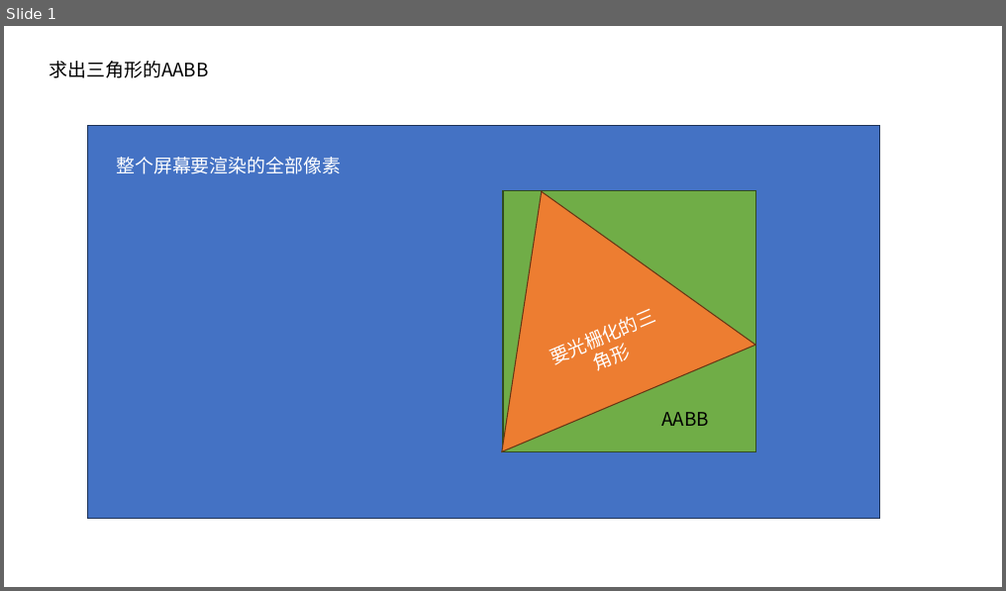
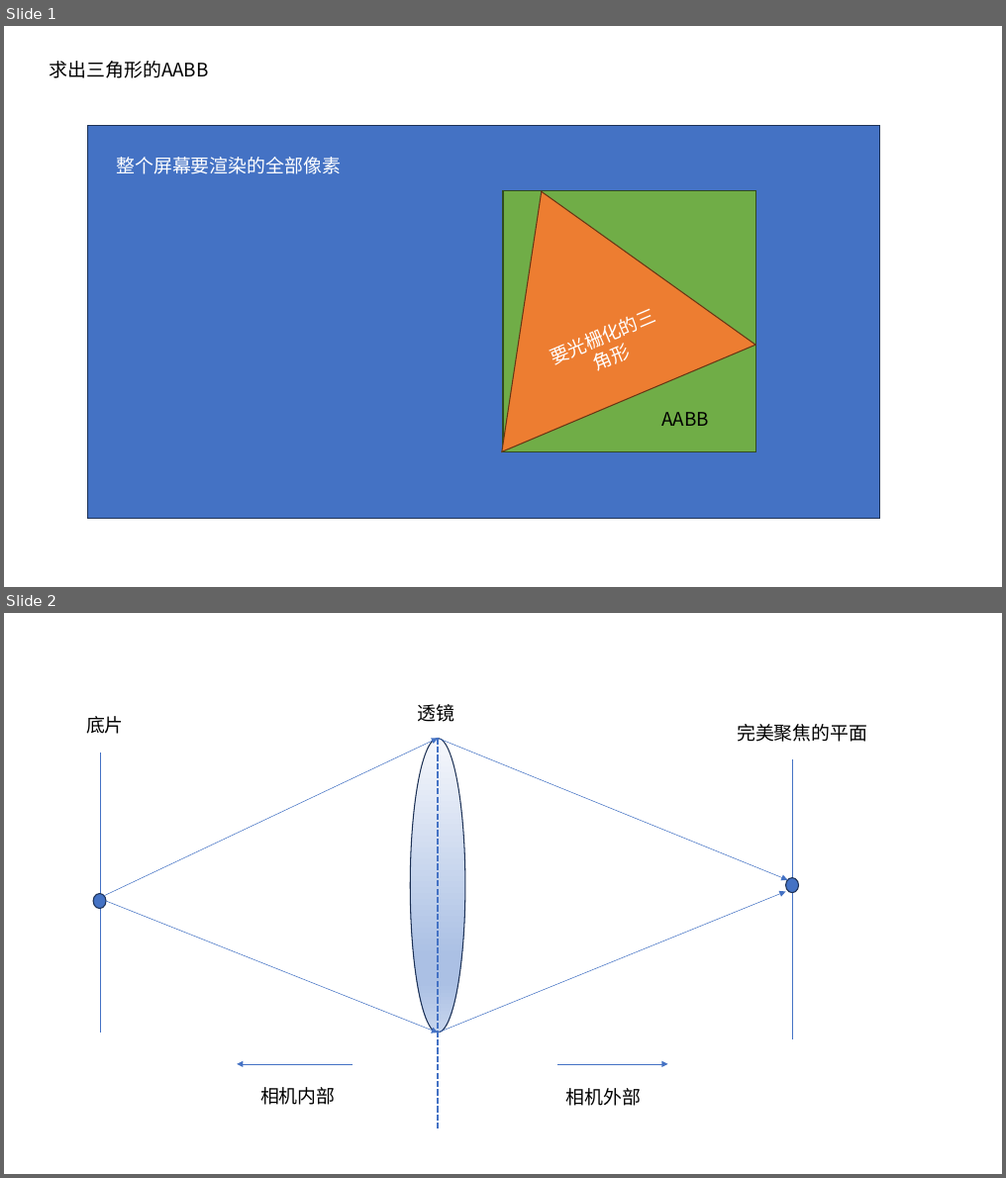
Before and after one commit to hhlovesyy/MyTinyRenderer, a slide deck: notes/note.pptx. Shown one above the other, each under a label of ours: slide 1 before the commit, slides 1 and 2 after it. The pictures are 1006x591 and 1006x1178 pixels, drawn with LibreOffice and Linux fonts; fonts in the diff are those of the drawing. Boxes give left, top, right and bottom in pixels: in the first picture for what was removed or moved away, otherwise in the second. Text is boxed around its words. In the diff, an @@ line names an element or a change of style, - is before the commit and + after.

```diff
--- a/notes/note.pptx
+++ b/notes/note.pptx
@@ slide 2 added at (4,613,1002,1174), background #FFFFFF @@
@@ text added at (86,716,124,734), 18 pt, text #000000 @@
+底片
@@ text added at (418,704,455,722), 18 pt, text #000000 @@
+透镜
@@ text added at (737,724,867,742), 18 pt, text #000000 @@
+完美聚焦的平面
@@ line added from (101, 753) to (101, 1033), #4472C4 0.5 pt @@
@@ arrow added from (104, 896) to (439, 738), #4472C4 0.5 pt @@
@@ ellipse added at (411,738,466,1033), fill gradient #F6F8FC to #ABC0E4 to #C7D5ED, outline #1E3256 1 pt @@
@@ arrow added from (439, 738) to (788, 880), #4472C4 0.5 pt @@
@@ line added from (439, 738) to (439, 1129), #4472C4 2 pt dashed @@
@@ line added from (792, 760) to (792, 1040), #4472C4 0.5 pt @@
@@ ellipse added at (785,878,798,893), fill #4472C4, outline #1E3256 1 pt @@
@@ ellipse added at (93,894,106,909), fill #4472C4, outline #1E3256 1 pt @@
@@ arrow added from (106, 901) to (439, 1033), #4472C4 0.5 pt @@
@@ arrow added from (439, 1033) to (785, 891), #4472C4 0.5 pt @@
@@ arrow added from (352, 1064) to (237, 1064), #4472C4 0.5 pt @@
@@ text added at (260,1087,336,1105), 18 pt, text #000000 @@
+相机内部
@@ arrow added from (557, 1064) to (668, 1064), #4472C4 0.5 pt @@
@@ text added at (566,1088,642,1106), 18 pt, text #000000 @@
+相机外部
```
Also in this commit, not shown: 1 other slide added, 17 other files.
